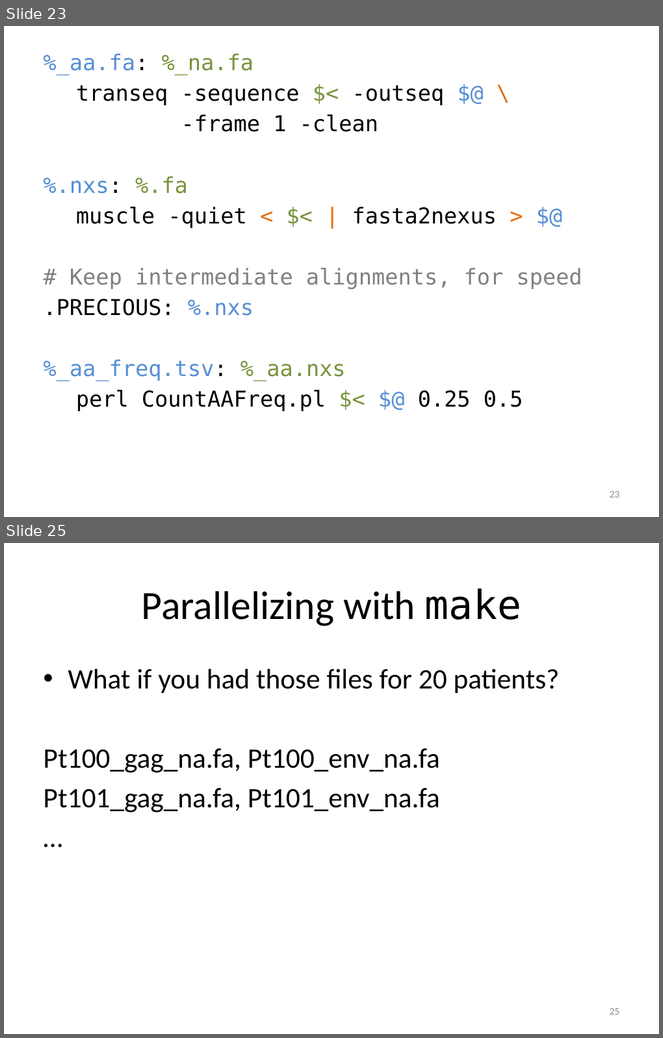
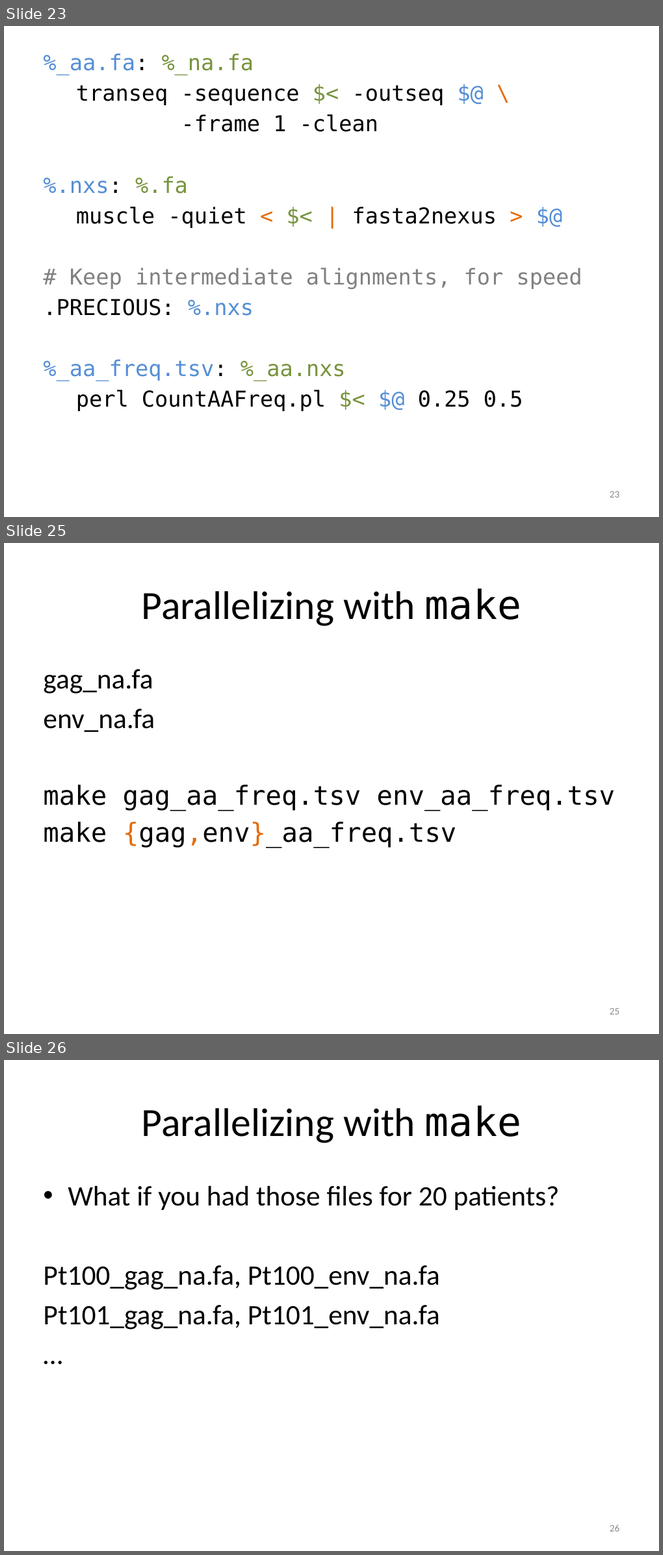
Before and after one commit to tsibley/Workflows-and-Parallel-Processing, a slide deck: CBG-2014-05-21.pptx. Shown one above the other, each under a label of ours: slides 23 and 25 before the commit, slides 23, 25 and 26 after it; the slides between them are not shown. The pictures are 663x1038 and 663x1555 pixels, drawn with LibreOffice and Linux fonts; fonts in the diff are those of the drawing. Boxes give left, top, right and bottom in pixels: in the first picture for what was removed or moved away, otherwise in the second. Text is boxed around its words. In the diff, an @@ line names an element or a change of style, - is before the commit and + after.

```diff
--- a/CBG-2014-05-21.pptx
+++ b/CBG-2014-05-21.pptx
@@ slide 25 added at [4, 543, 659, 1034], background #FFFFFF @@
@@ title added at [142, 589, 521, 626], 44 pt, text #000000 @@
+Parallelizing with make
@@ text added at [43, 669, 616, 848], 29 pt, text #000000 @@
+gag_na.fa
+env_na.fa
+make gag_aa_freq.tsv env_aa_freq.tsv
+make {gag,env}_aa_freq.tsv
@@ page number added at [610, 1008, 620, 1015], 11 pt, text #8C8C8C @@
+25
@@ what was slide 25 is now slide 26 @@
@@ page number at [610, 1525, 620, 1532]: text changed @@
-25
+26
```
Also in this commit, not shown: 4 slides changed.
